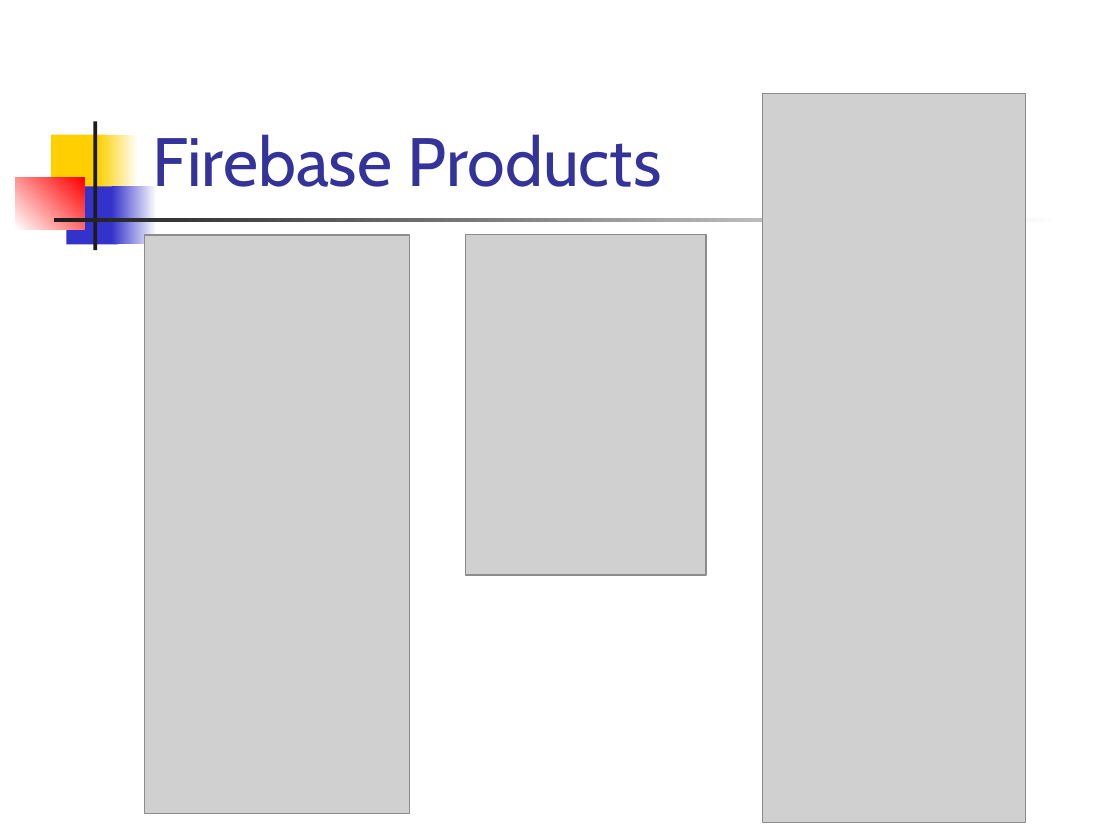
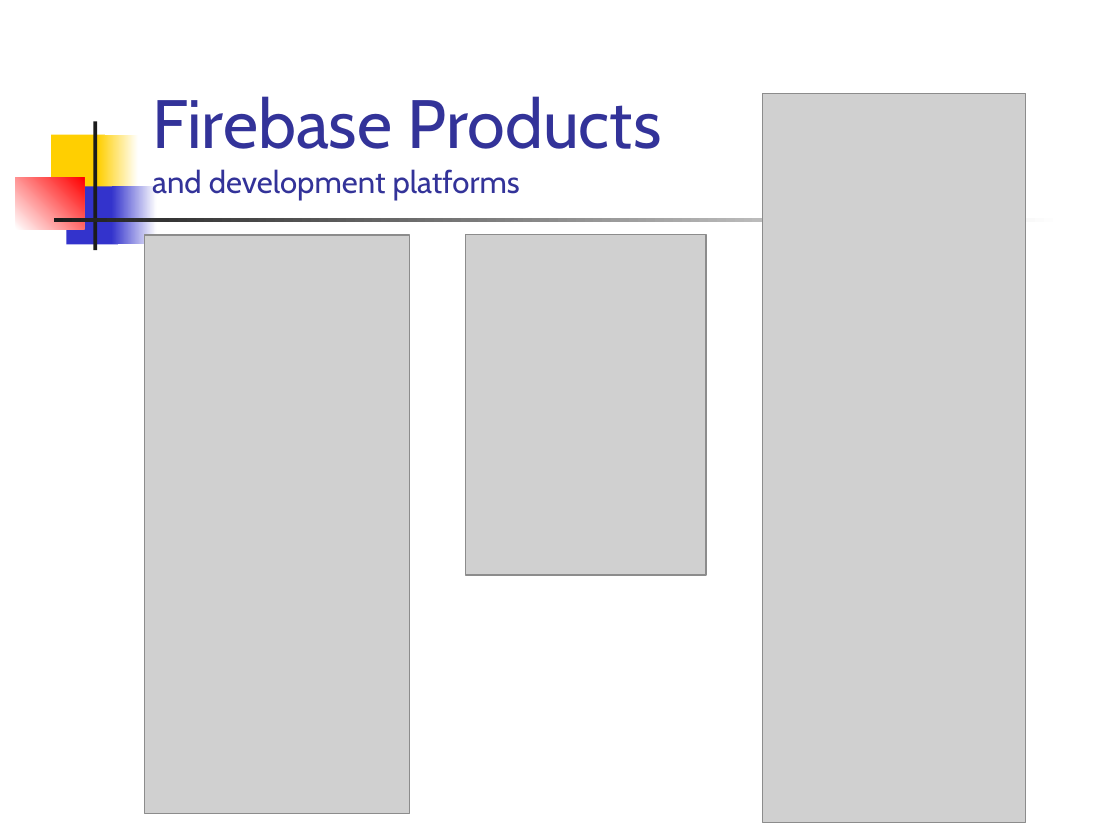
Before and after one commit to vmandro/Prednasky, a slide deck: slide 20 of 12/12_Android.ppt (slide 19 before the commit). Drawn at 1120x840 pixels with LibreOffice and Linux fonts; fonts in the diff are those of the drawing; grey boxes stand for pictures. Boxes give left, top, right and bottom in pixels: in the first picture for what was removed or moved away, otherwise in the second. Text is boxed around its words. In the diff, an @@ line names an element or a change of style, - is before the commit and + after.

```diff
--- a/12/12_Android.ppt
+++ b/12/12_Android.ppt
@@ title at [152,96,662,200]: text changed; size 44 to 20 pt @@
-Firebase Products
+Firebase Products
+and development platforms
```
Also in this commit, not shown: 18 other slides changed, 1 slide added, 1 other file.
